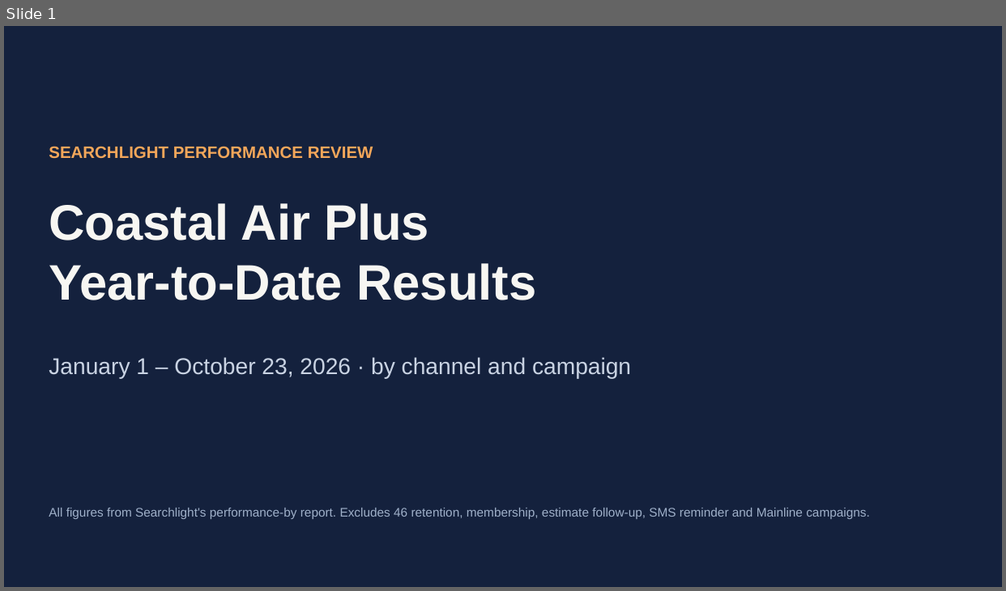
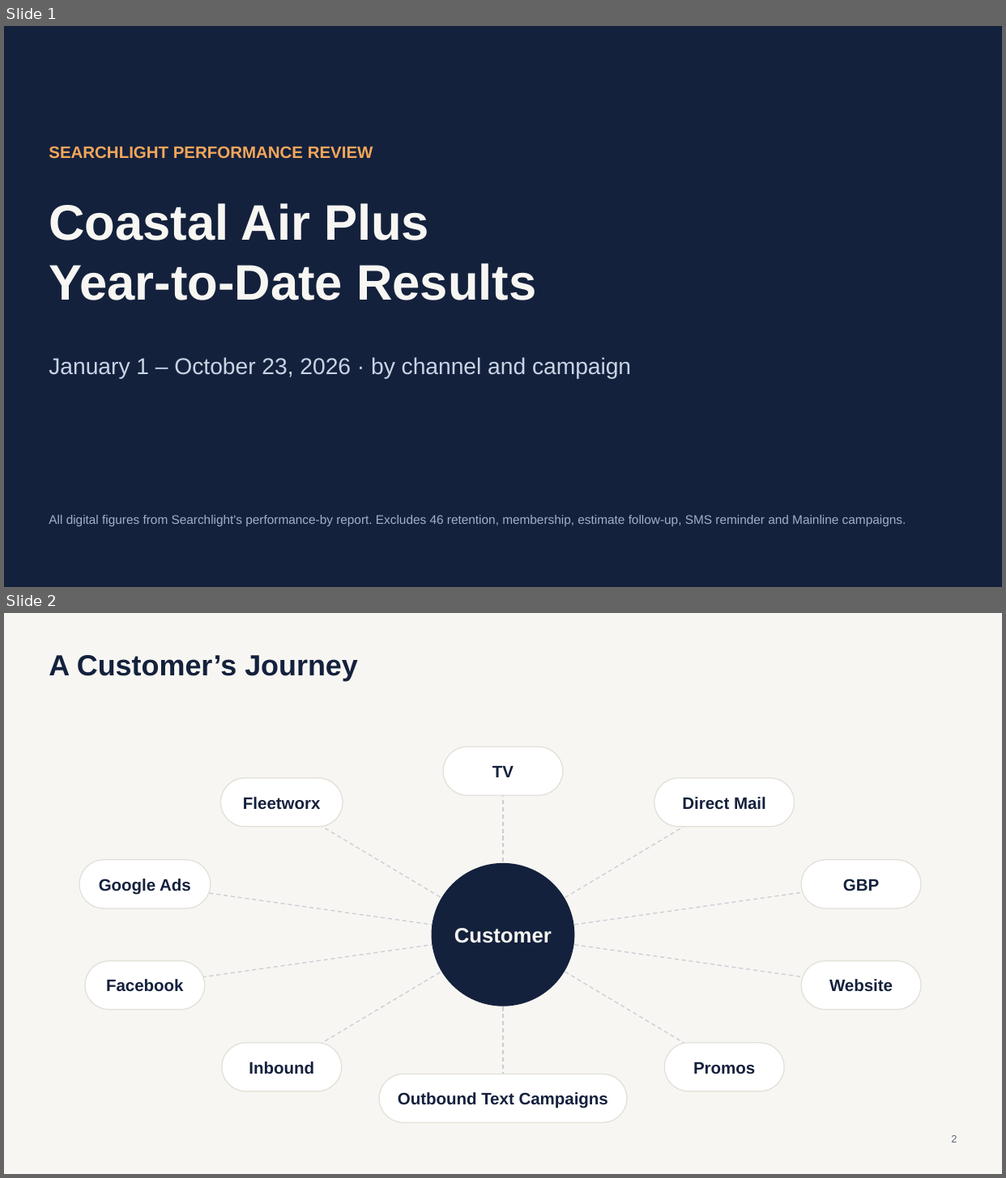
Before and after one commit to MktgCAP/Searchlight-YTD-Analysis, a slide deck: Coastal-Air-Plus-YTD-Performance-Oct23-2026.pptx. Shown one above the other, each under a label of ours: slide 1 before the commit, slides 1 and 2 after it. The pictures are 1006x591 and 1006x1178 pixels, drawn with LibreOffice and Linux fonts; fonts in the diff are those of the drawing. Boxes give left, top, right and bottom in pixels: in the first picture for what was removed or moved away, otherwise in the second. Text is boxed around its words. In the diff, an @@ line names an element or a change of style, - is before the commit and + after.

```diff
--- a/Coastal-Air-Plus-YTD-Performance-Oct23-2026.pptx
+++ b/Coastal-Air-Plus-YTD-Performance-Oct23-2026.pptx
@@ slide 2 added at bbox=[4, 613, 1002, 1174], background #F7F6F2 @@
@@ text added at bbox=[49, 655, 358, 681], 28 pt, text #14213D, bold @@
+A Customer’s Journey
@@ rounded rectangle added at bbox=[444, 747, 563, 796], fill #FFFFFF, outline #E2E0D8 1 pt, 16 pt, text #14213D, bold @@
+TV
@@ rounded rectangle added at bbox=[220, 778, 343, 827], fill #FFFFFF, outline #E2E0D8 1 pt, 16 pt, text #14213D, bold @@
+Fleetworx
@@ line added from (503, 771) to (503, 935), #C9CDD6 1 pt dashed @@
@@ rounded rectangle added at bbox=[654, 778, 795, 827], fill #FFFFFF, outline #E2E0D8 1 pt, 16 pt, text #14213D, bold @@
+Direct Mail
@@ line added from (282, 803) to (503, 935), #C9CDD6 1 pt dashed @@
@@ line added from (503, 935) to (724, 803), #C9CDD6 1 pt dashed @@
@@ rounded rectangle added at bbox=[79, 860, 211, 909], fill #FFFFFF, outline #E2E0D8 1 pt, 16 pt, text #14213D, bold @@
+Google Ads
@@ ellipse added at bbox=[432, 864, 574, 1006], fill #14213D, outline #14213D 1 pt, 20 pt, text #F7F6F2, bold @@
+Customer
@@ rounded rectangle added at bbox=[801, 860, 921, 909], fill #FFFFFF, outline #E2E0D8 1 pt, 16 pt, text #14213D, bold @@
+GBP
@@ line added from (145, 884) to (503, 935), #C9CDD6 1 pt dashed @@
@@ line added from (503, 935) to (861, 884), #C9CDD6 1 pt dashed @@
@@ line added from (145, 986) to (503, 935), #C9CDD6 1 pt dashed @@
@@ line added from (282, 1067) to (503, 935), #C9CDD6 1 pt dashed @@
@@ line added from (503, 935) to (861, 986), #C9CDD6 1 pt dashed @@
@@ line added from (503, 935) to (724, 1067), #C9CDD6 1 pt dashed @@
@@ line added from (503, 935) to (503, 1099), #C9CDD6 1 pt dashed @@
@@ rounded rectangle added at bbox=[85, 961, 205, 1010], fill #FFFFFF, outline #E2E0D8 1 pt, 16 pt, text #14213D, bold @@
+Facebook
@@ rounded rectangle added at bbox=[801, 961, 921, 1010], fill #FFFFFF, outline #E2E0D8 1 pt, 16 pt, text #14213D, bold @@
+Website
@@ rounded rectangle added at bbox=[222, 1043, 342, 1092], fill #FFFFFF, outline #E2E0D8 1 pt, 16 pt, text #14213D, bold @@
+Inbound
@@ rounded rectangle added at bbox=[664, 1043, 784, 1092], fill #FFFFFF, outline #E2E0D8 1 pt, 16 pt, text #14213D, bold @@
+Promos
@@ rounded rectangle added at bbox=[379, 1074, 627, 1122], fill #FFFFFF, outline #E2E0D8 1 pt, 16 pt, text #14213D, bold @@
+Outbound Text Campaigns
@@ text added at bbox=[951, 1135, 957, 1143], 10 pt, text #5A6478 @@
+2
@@ slide 1 changed as well @@
@@ text at bbox=[49, 515, 906, 527]: text changed @@
-All figures from Searchlight's performance-by report. Excludes 46 retention, membership, estimate follow-up, SMS reminder and Mainline campaigns.
+All digital figures from Searchlight's performance-by report. Excludes 46 retention, membership, estimate follow-up, SMS reminder and Mainline campaigns.
```
Also in this commit, not shown: 10 other slides changed, 2 other slides added.
